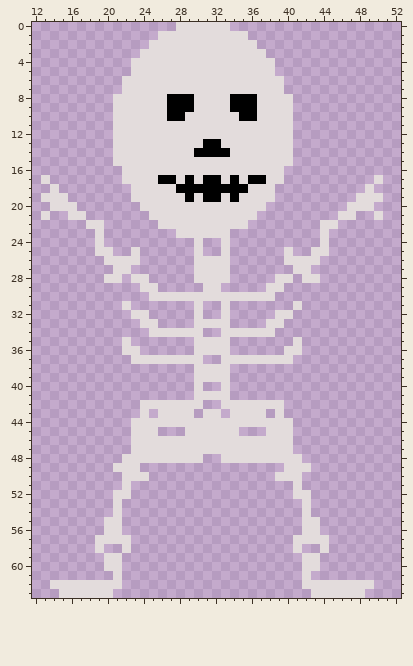
Pixel-art sprite, stored at RPG Basics.gmx/sprites/images/spr_big_skeleton_0.png. This is how it looked before the edit.
The file is 64x64 pixels. Shown: x 12..52, y 0..63.
After:
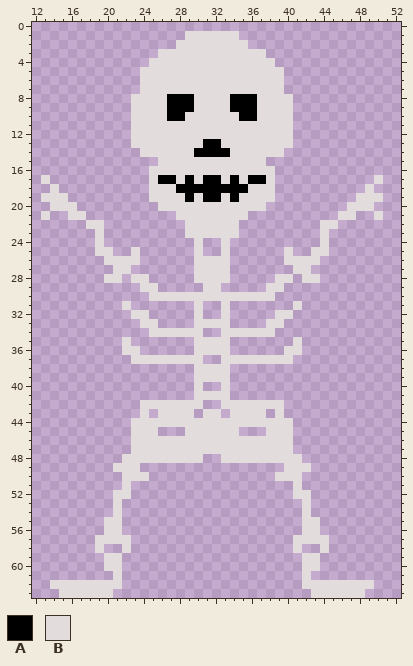
Palette (. is transparent): A #000000  B #e3dcdc
Difference:
The author put colour B in row 5 at x 39; in row 23 at x 34.
Colour B is gone in row 0 at x 28 to 33; in row 1 at x 26 to 28 and 35; in row 2 at x 25 to 27 and 36; in row 3 at x 24 to 25; in row 4 at x 23 to 24; in row 5 at x 23.
Colour B is gone in rows 6 to 7 at x 22 to 23; in rows 8 to 13 at x 21 to 22; in row 14 at x 21 to 23 and 40; in row 15 at x 21 to 25 and 38 to 40; in rows 16 to 17 at x 22 to 24 and 39; in rows 18 to 19 at x 23 to 24.
Colour B is gone in row 20 at x 24 to 25; in row 21 at x 25 to 27 and 36; in row 22 at x 26 to 28 and 35; in row 23 at x 28.
